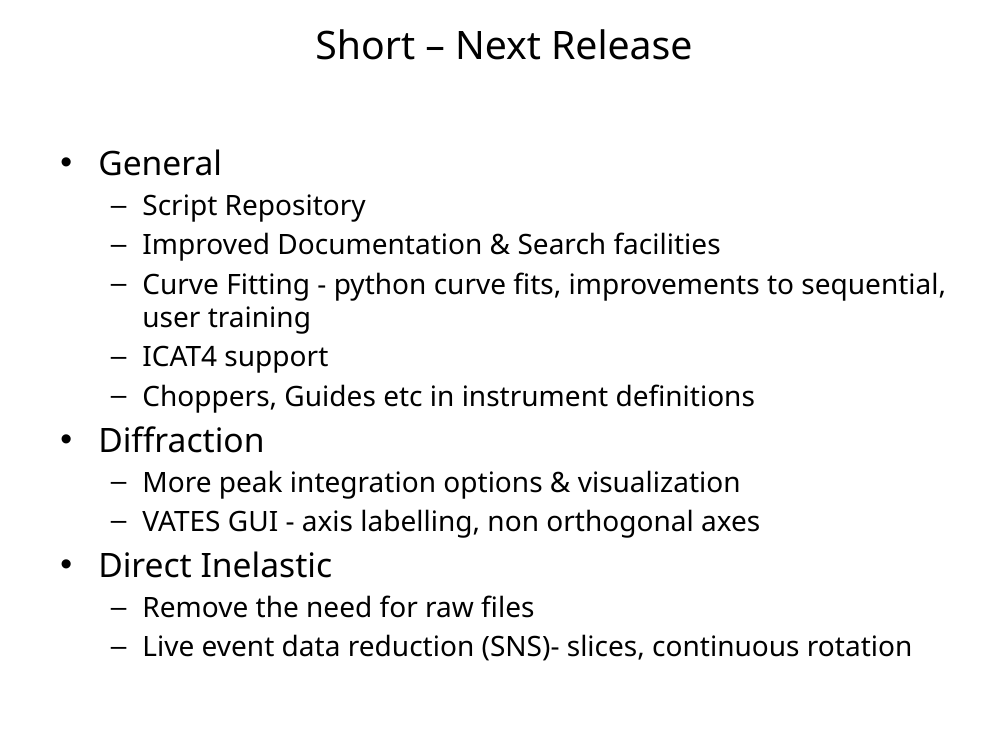
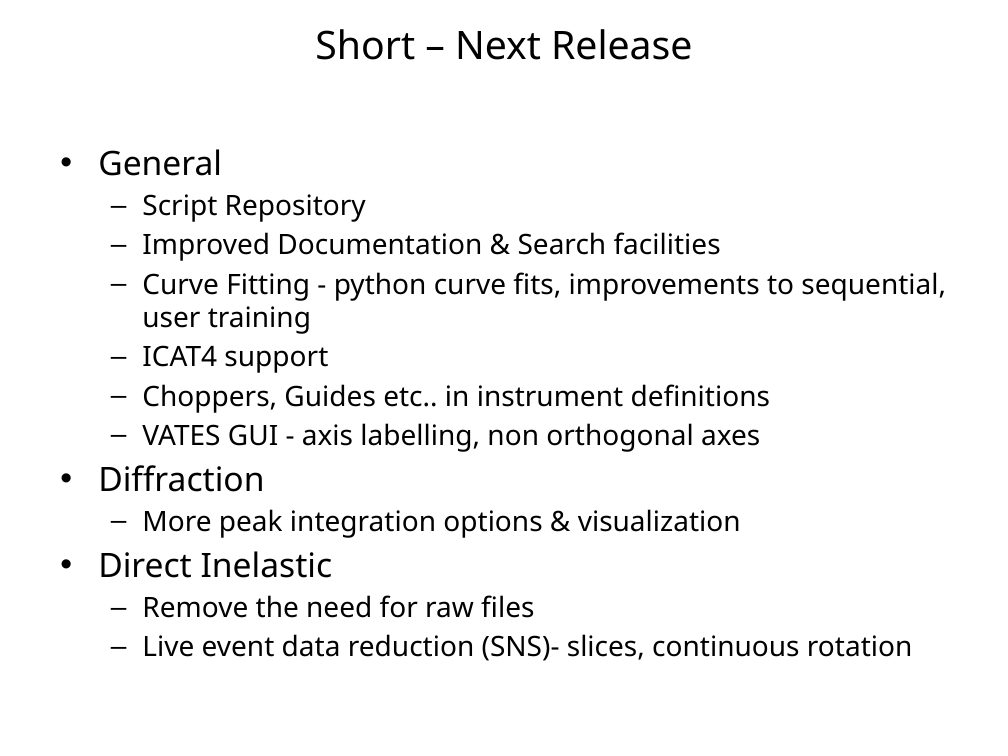
Before and after one commit to mantidproject/documents, a slide deck: slide 11 of Presentations/Scientific Steering Committee/Mantid Scientific Steering committee Feb 2013.pptx. Drawn at 1008x756 pixels with LibreOffice and Linux fonts; fonts in the diff are those of the drawing; background and template pictures are left out. Boxes give left, top, right and bottom in pixels: in the first picture for what was removed or moved away, otherwise in the second. Text is boxed around its words. In the diff, an @@ line names an element or a change of style, - is before the commit and + after.

Commit message:
Updated SSC talk
corrected some typos
moved VATES from Diffraction into General

```diff
--- a/Presentations/Scientific Steering Committee/Mantid Scientific Steering committee Feb 2013.pptx
+++ b/Presentations/Scientific Steering Committee/Mantid Scientific Steering committee Feb 2013.pptx
@@ text at box(142, 384, 770, 452): text changed @@
-  – Choppers, Guides etc in instrument definitions
+  – Choppers, Guides etc.. in instrument definitions
+  – VATES GUI - axis labelling, non orthogonal axes
@@ text at box(142, 509, 760, 538): paragraph removed @@
-  – VATES GUI - axis labelling, non orthogonal axes
```
